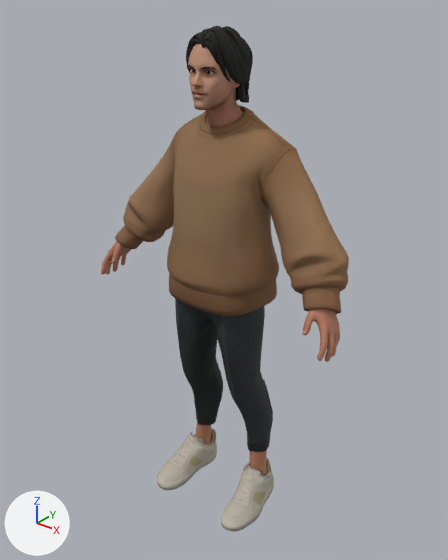
Two versions of the glTF model public/local-assets/base/male/preset-4.glb, one commit apart.
Before and after are seen from a camera (50 mm lens) standing at (1.305, -1.62, 1.982) and looking at (0.0, 0.01, 0.971). Every picture has the same lights, and +X, +Y and +Z are marked at lower left. The first picture is the older version. Vertices at exactly the same position are counted once.

Script lines for the objects in view, before the commit:
```python
ob_wolf3d_hair = bpy.data.objects.new('Wolf3D_Hair', me_wolf3d_hair)
ob_wolf3d_hair.location = (0.0, 0.0, 0.0)
ob_wolf3d_head = bpy.data.objects.new('Wolf3D_Head', me_wolf3d_head)
ob_wolf3d_head.location = (0.0, 0.0, 0.0)
ob_wolf3d_outfit_bottom = bpy.data.objects.new('Wolf3D_Outfit_Bottom', me_wolf3d_outfit_bottom)
ob_wolf3d_outfit_bottom.location = (0.0, 0.0, 0.0)
ob_wolf3d_outfit_footwear = bpy.data.objects.new('Wolf3D_Outfit_Footwear', me_wolf3d_outfit_footwear)
ob_wolf3d_outfit_footwear.location = (0.0, 0.0, 0.0)
ob_wolf3d_outfit_top = bpy.data.objects.new('Wolf3D_Outfit_Top', me_wolf3d_outfit_top)
ob_wolf3d_outfit_top.location = (0.0, 0.0, 0.0)
# also in view: 'Wolf3D_Body' at (0.0, -0.019, 0.713)
```
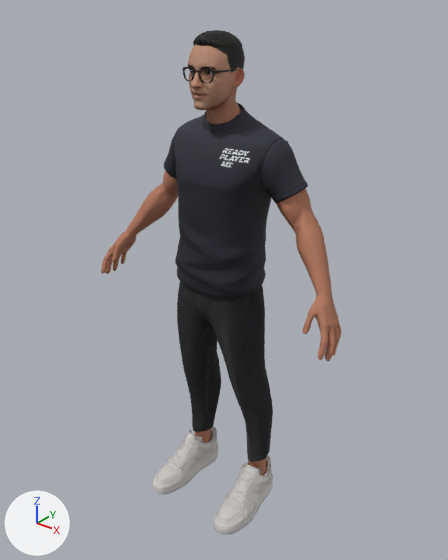
Edits to the bpy script that builds the scene:
```text
Change mat_wolf3d_outfit_top:
    where n0 = _N.new('ShaderNodeBsdfPrincipled'); n0.name = 'Principled BSDF'
    n0.inputs[2].default_value: 0.8 -> 0.805  # 'Roughness'
    where n2 = _N.new('ShaderNodeTexImage'); n2.name = 'Image Texture'
    remove n2.extension = 'EXTEND'
    n2.image: img_sweater_01_longslv_roundcoll_teddybrown_c -> img_tshirt_bc
    where n4 = _N.new('ShaderNodeTexImage'); n4.name = 'Image Texture.001'
    remove n4.extension = 'EXTEND'
    n4.image: img_sweater_01_longslv_roundcoll_n -> img_outfit_cheer_02_v2_m_top_n
Change mat_wolf3d_outfit_footwear:
    where n2 = _N.new('ShaderNodeTexImage'); n2.name = 'Image Texture'
    remove n2.extension = 'EXTEND'
    n2.image: img_tennis_casual_01_beige_c -> img_outfit_basic_01_v2_m_footwear_d
    where n4 = _N.new('ShaderNodeTexImage'); n4.name = 'Image Texture.001'
    remove n4.extension = 'EXTEND'
    n4.image: img_tennis_casual_01_m_jpg_tennis_casual_01_grey_r -> img_outfit_basic_01_v2_m_footwear_m_outfit_basic_01_v2_m_footwear_r
    where n6 = _N.new('ShaderNodeTexImage'); n6.name = 'Image Texture.002'
    remove n6.extension = 'EXTEND'
    n6.image: img_tennis_casual_01_n -> img_outfit_basic_01_v2_m_footwear_n
Change me_wolf3d_hair:
    remove me_wolf3d_hair.from_pydata(...)  # 1400 vertices, 2758 faces; spans x -0.103..0.101, y -0.115..0.095, z 1.614..1.851
    add me_wolf3d_hair.from_pydata(...)  # 413 vertices, 758 faces; spans x -0.071..0.07, y -0.111..0.064, z 1.779..1.839
    me_wolf3d_hair part 1: 1 vertex moved within x 0.018, y -0.096, z 1.8; 1399 vertices removed from x -0.103..0.101, y -0.115..0.095, z 1.614..1.851; 412 vertices added at x -0.071..0.07, y -0.111..0.064, z 1.779..1.839
Change me_wolf3d_outfit_top:
    remove me_wolf3d_outfit_top.from_pydata(...)  # 2367 vertices, 4654 faces; spans x -0.504..0.504, y -0.181..0.199, z 0.92..1.602
    add me_wolf3d_outfit_top.from_pydata(...)  # 604 vertices, 1204 faces; spans x -0.299..0.299, y -0.143..0.14, z 0.974..1.613
    me_wolf3d_outfit_top part 3: the loose piece of 2237 vertices spanning x -0.504..0.504, y -0.181..0.199, z 0.92..1.586 is rebuilt with 604 vertices and now spans x -0.299..0.299, y -0.143..0.14, z 0.974..1.613
    me_wolf3d_outfit_top part 4: the loose piece of 130 vertices spanning x -0.096..0.096, y -0.062..0.089, z 1.52..1.602 is deleted
Change me_wolf3d_outfit_bottom:
    remove me_wolf3d_outfit_bottom.from_pydata(...)  # 600 vertices, 1196 faces; spans x -0.193..0.194, y -0.137..0.128, z 0.217..1.1
    add me_wolf3d_outfit_bottom.from_pydata(...)  # 545 vertices, 1061 faces; spans x -0.196..0.197, y -0.126..0.124, z 0.194..1.073
    me_wolf3d_outfit_bottom part 2: 600 vertices removed from x -0.193..0.194, y -0.137..0.128, z 0.217..1.1; 545 vertices added at x -0.196..0.197, y -0.126..0.124, z 0.194..1.073
Add ob_wolf3d_glasses:
    ob_wolf3d_glasses = bpy.data.objects.new('Wolf3D_Glasses', me_wolf3d_glasses)  # 278 vertices, 560 faces; spans x -0.082..0.082, y -0.126..0.002, z 1.695..1.737; in mat_wolf3d_glasses (picture img_glasses_01_d)
    ob_wolf3d_glasses.location = (0.0, 0.0, 0.0)
```

Where the change shows, as pixel boxes [x1, y1, x2, y2] in the pictures (448 x 560 px):
'Wolf3D_Outfit_Top', surface changed, reshaped (brown to black, 38% narrower, 8% shorter): before [115, 105, 349, 316]; after [164, 103, 308, 298]
'Wolf3D_Outfit_Bottom', reshaped: before [175, 299, 273, 452]; after [177, 282, 273, 462]
'Wolf3D_Outfit_Footwear', surface changed: [157, 428, 273, 531] in both
'Wolf3D_Hair', reshaped (26% narrower, 74% shorter): before [186, 26, 253, 103]; after [193, 30, 242, 49]
'Wolf3D_Glasses', added: after [183, 67, 238, 83]
part 3 of me_wolf3d_outfit_top, rebuilt (38% narrower): before [115, 113, 349, 316]; after [164, 103, 308, 298]
part 4 of me_wolf3d_outfit_top, deleted (brown): before [199, 105, 254, 135]
'Wolf3D_Body', unchanged, uncovered by the edit: before [101, 241, 340, 475]; after [101, 170, 341, 475]
